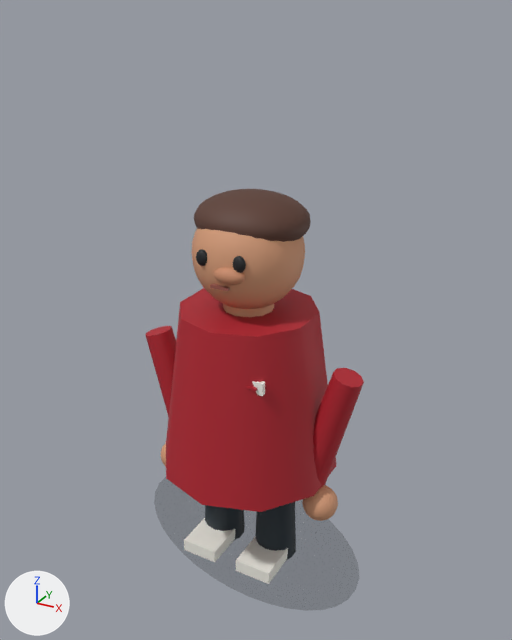
One commit to the glTF model public/assets/game/models/staff/staff_06_counter.glb: the scene before it, then after it.
One viewpoint serves both versions: a camera (50 mm lens) standing at (0.936, -1.659, 1.648) and looking at (-0.006, 0.054, 0.792). The lights are fixed; the arrows at lower left show +X, +Y and +Z. The first picture is the older version. Where no turn or scale is listed for an object, it has been applied to the vertices. Vertices at exactly the same position are counted once.

Objects in the first picture: 'arm_-0.255', 'arm_0.255', 'contact_shadow', 'eye_-0.055', 'eye_0.055', 'hair_cap', 'hand_-0.255', 'hand_0.255', 'head', 'leg_-0.095', 'leg_0.095', 'mouth', 'neck', 'nose', 'shoe_-0.095', 'shoe_0.095', 'torso' and 1 more.
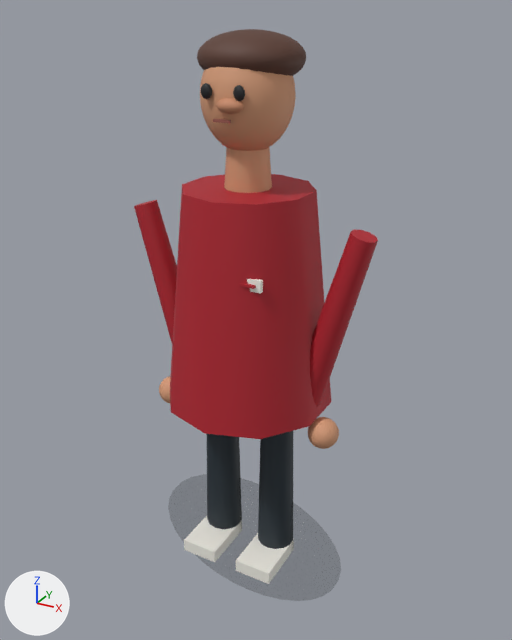
Where the newer file only moved an object's origin or applied its transform, the numbers keep the older frame.

Patch to the scene script:
```diff
--- a/public/assets/game/models/staff/staff_06_counter.glb.py
+++ b/public/assets/game/models/staff/staff_06_counter.glb.py
@@ me_mesh_0 @@
-me_mesh_0.from_pydata(...)  # 68 vertices, 128 faces; spans x -0.391..0.391, y -0.007..0.007, z -0.258..0.258
+me_mesh_0.from_pydata(...)  # 68 vertices, 128 faces; spans x -0.33..0.33, y -0.007..0.007, z -0.227..0.227
+# me_mesh_0 part 1: the whole mesh is scaled about its middle by (0.842, 1, 0.88)
 me_mesh_0.materials.append(mat_material_0)
@@ me_mesh_1 @@
-me_mesh_1.from_pydata(...)  # 32 vertices, 56 faces; spans x -0.067..0.067, y -0.069..0.069, z -0.216..0.216
+me_mesh_1.from_pydata(...)  # 32 vertices, 56 faces; spans x -0.058..0.058, y -0.06..0.06, z -0.319..0.319
+# me_mesh_1 part 2: the whole mesh is scaled about its middle by (0.873, 0.873, 1.48)
 me_mesh_1.materials.append(mat_material_1)
@@ me_mesh_3 @@
-me_mesh_3.from_pydata(...)  # 32 vertices, 56 faces; spans x -0.067..0.067, y -0.069..0.069, z -0.216..0.216
+me_mesh_3.from_pydata(...)  # 32 vertices, 56 faces; spans x -0.058..0.058, y -0.06..0.06, z -0.319..0.319
+# me_mesh_3 part 3: the whole mesh is scaled about its middle by (0.873, 0.873, 1.48)
 me_mesh_3.materials.append(mat_material_3)
@@ me_mesh_5 @@
-me_mesh_5.from_pydata(...)  # 24 vertices, 40 faces; spans x -0.264..0.264, y -0.278..0.278, z -0.257..0.257
+me_mesh_5.from_pydata(...)  # 24 vertices, 40 faces; spans x -0.24..0.24, y -0.252..0.252, z -0.319..0.319
+# me_mesh_5 part 4: the whole mesh is scaled about its middle by (0.905, 0.905, 1.24)
 me_mesh_5.materials.append(mat_material_5)
@@ me_mesh_10 @@
-me_mesh_10.from_pydata(...)  # 24 vertices, 40 faces; spans x -0.1..0.109, y -0.054..0.054, z -0.222..0.22
+me_mesh_10.from_pydata(...)  # 24 vertices, 40 faces; spans x -0.113..0.122, y -0.046..0.046, z -0.289..0.287
+# me_mesh_10 part 5: 24 of 24 vertices moved; they spanned x -0.1..0.109, y -0.054..0.054, z -0.222..0.22 and now span x -0.113..0.122, y -0.046..0.046, z -0.289..0.287; mean shift (0.0, 0.001, 0.0)
 me_mesh_10.materials.append(mat_material_10)
@@ me_mesh_12 @@
-me_mesh_12.from_pydata(...)  # 24 vertices, 40 faces; spans x -0.109..0.1, y -0.054..0.054, z -0.222..0.22
+me_mesh_12.from_pydata(...)  # 24 vertices, 40 faces; spans x -0.122..0.113, y -0.046..0.046, z -0.289..0.287
+# me_mesh_12 part 6: 24 of 24 vertices moved; they spanned x -0.109..0.1, y -0.054..0.054, z -0.222..0.22 and now span x -0.122..0.113, y -0.046..0.046, z -0.289..0.287; mean shift (0.0, 0.001, 0.0)
 me_mesh_12.materials.append(mat_material_12)
@@ me_mesh_14 @@
-me_mesh_14.from_pydata(...)  # 377 vertices, 720 faces; spans x -0.16..0.16, y -0.16..0.16, z -0.16..0.16
+me_mesh_14.from_pydata(...)  # 377 vertices, 720 faces; spans x -0.123..0.123, y -0.123..0.123, z 0.278..0.567
+# me_mesh_14 part 7: the whole mesh is scaled about its middle by (0.772, 0.772, 0.906), then moved by (0.0, 0.0, 0.422)
 me_mesh_14.materials.append(mat_material_14)
@@ me_mesh_19 @@
-me_mesh_19.from_pydata(...)  # 377 vertices, 720 faces; spans x -0.167..0.167, y -0.148..0.148, z -0.077..0.077
+me_mesh_19.from_pydata(...)  # 377 vertices, 720 faces; spans x -0.142..0.142, y -0.129..0.129, z 0.356..0.488
+# me_mesh_19 part 8: the whole mesh is scaled about its middle by (0.853, 0.871, 0.853), then moved by (0.0, 0.0, 0.422)
 me_mesh_19.materials.append(mat_material_19)
@@ ob_leg__0_095 @@
 ob_leg__0_095 = bpy.data.objects.new('leg_-0.095', me_mesh_1)
-ob_leg__0_095.location = (-0.098, 0.0, 0.227)
+ob_leg__0_095.location = (-0.098, 0.0, 0.35)
@@ ob_leg_0_095 @@
 ob_leg_0_095 = bpy.data.objects.new('leg_0.095', me_mesh_3)
-ob_leg_0_095.location = (0.098, 0.0, 0.227)
+ob_leg_0_095.location = (0.098, 0.0, 0.35)
@@ ob_torso @@
 ob_torso = bpy.data.objects.new('torso', me_mesh_5)
-ob_torso.location = (0.0, 0.0, 0.597)
+ob_torso.location = (0.0, 0.0, 0.886)
@@ ob_neck @@
 ob_neck = bpy.data.objects.new('neck', me_mesh_9)
-ob_neck.location = (0.0, 0.0, 0.855)
+ob_neck.location = (0.0, 0.0, 1.257)
@@ ob_arm__0_255 @@
 ob_arm__0_255 = bpy.data.objects.new('arm_-0.255', me_mesh_10)
-ob_arm__0_255.location = (-0.263, -0.01, 0.505)
+ob_arm__0_255.location = (-0.263, -0.01, 0.845)
@@ ob_hand__0_255 @@
 ob_hand__0_255 = bpy.data.objects.new('hand_-0.255', me_mesh_11)
-ob_hand__0_255.location = (-0.263, -0.031, 0.278)
+ob_hand__0_255.location = (-0.263, -0.031, 0.525)
@@ ob_arm_0_255 @@
 ob_arm_0_255 = bpy.data.objects.new('arm_0.255', me_mesh_12)
-ob_arm_0_255.location = (0.263, -0.01, 0.505)
+ob_arm_0_255.location = (0.263, -0.01, 0.845)
@@ ob_hand_0_255 @@
 ob_hand_0_255 = bpy.data.objects.new('hand_0.255', me_mesh_13)
-ob_hand_0_255.location = (0.263, -0.031, 0.278)
+ob_hand_0_255.location = (0.263, -0.031, 0.525)
@@ ob_nose @@
 ob_nose.parent = ob_staff_06_counter
-ob_nose.location = (0.025, -0.145, 0.975)
-ob_nose.scale = (0.045, 0.025, 0.024)
+ob_nose.location = (0.02, -0.12, 1.39)
+ob_nose.scale = (0.035, 0.022, 0.018)
@@ ob_eye__0_055 @@
 ob_eye__0_055.parent = ob_staff_06_counter
-ob_eye__0_055.location = (-0.055, -0.145, 1.01)
-ob_eye__0_055.scale = (0.018, 0.012, 0.022)
+ob_eye__0_055.location = (-0.045, -0.12, 1.42)
+ob_eye__0_055.scale = (0.015, 0.01, 0.018)
@@ ob_eye_0_055 @@
 ob_eye_0_055.parent = ob_staff_06_counter
-ob_eye_0_055.location = (0.055, -0.145, 1.01)
-ob_eye_0_055.scale = (0.018, 0.012, 0.022)
+ob_eye_0_055.location = (0.045, -0.12, 1.42)
+ob_eye_0_055.scale = (0.015, 0.01, 0.018)
@@ ob_mouth @@
 ob_mouth.parent = ob_staff_06_counter
-ob_mouth.location = (0.0, -0.151, 0.94)
+ob_mouth.location = (0.0, -0.126, 1.355)
 ob_mouth.scale = (0.052, 0.01, 0.008)
```

Boxes [x1, y1, x2, y2] around the edits, measured in the pictures (512 x 640 px):
'torso', moved, rescaled (18% taller)
    before: [166, 288, 337, 512]
    after: [170, 174, 331, 439]
'contact_shadow', rescaled
    before: [154, 477, 359, 611]
    after: [168, 474, 341, 601]
'head', moved, rescaled (15% narrower)
    before: [192, 229, 305, 309]
    after: [200, 67, 296, 151]
'hair_cap', moved, rescaled (7% narrower, 11% shorter)
    before: [194, 189, 311, 242]
    after: [197, 29, 306, 76]
'arm_0.255', reshaped, moved
    before: [313, 368, 364, 488]
    after: [310, 229, 378, 407]
'arm_-0.255', reshaped, moved
    before: [146, 326, 176, 417]
    after: [134, 200, 177, 343]
'leg_0.095', moved, rescaled
    before: [255, 503, 293, 560]
    after: [258, 431, 293, 549]
'leg_-0.095', moved, rescaled
    before: [205, 505, 241, 541]
    after: [206, 434, 241, 529]
'neck', moved
    before: [223, 304, 274, 317]
    after: [224, 147, 272, 193]
'hand_0.255', moved
    before: [302, 485, 338, 521]
    after: [308, 417, 339, 449]
'nose', moved, rescaled
    before: [213, 268, 245, 285]
    after: [217, 98, 244, 114]
'eye_0.055', moved, rescaled (7% narrower)
    before: [233, 256, 246, 273]
    after: [233, 85, 245, 101]
'hand_-0.255', moved (mostly hidden before)
    before: [161, 443, 166, 466]
    after: [159, 376, 170, 403]
'eye_-0.055', moved, rescaled
    before: [196, 249, 207, 266]
    after: [201, 83, 212, 99]
'mouth', moved
    before: [210, 284, 230, 291]
    after: [213, 119, 231, 123]
